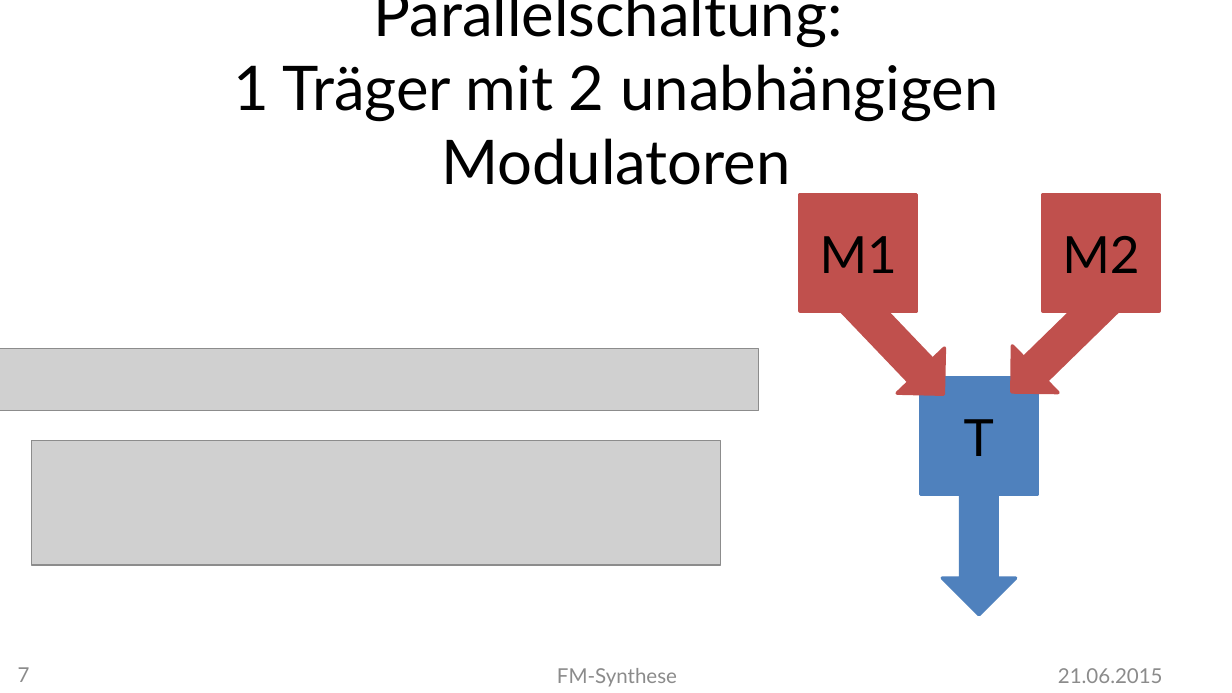
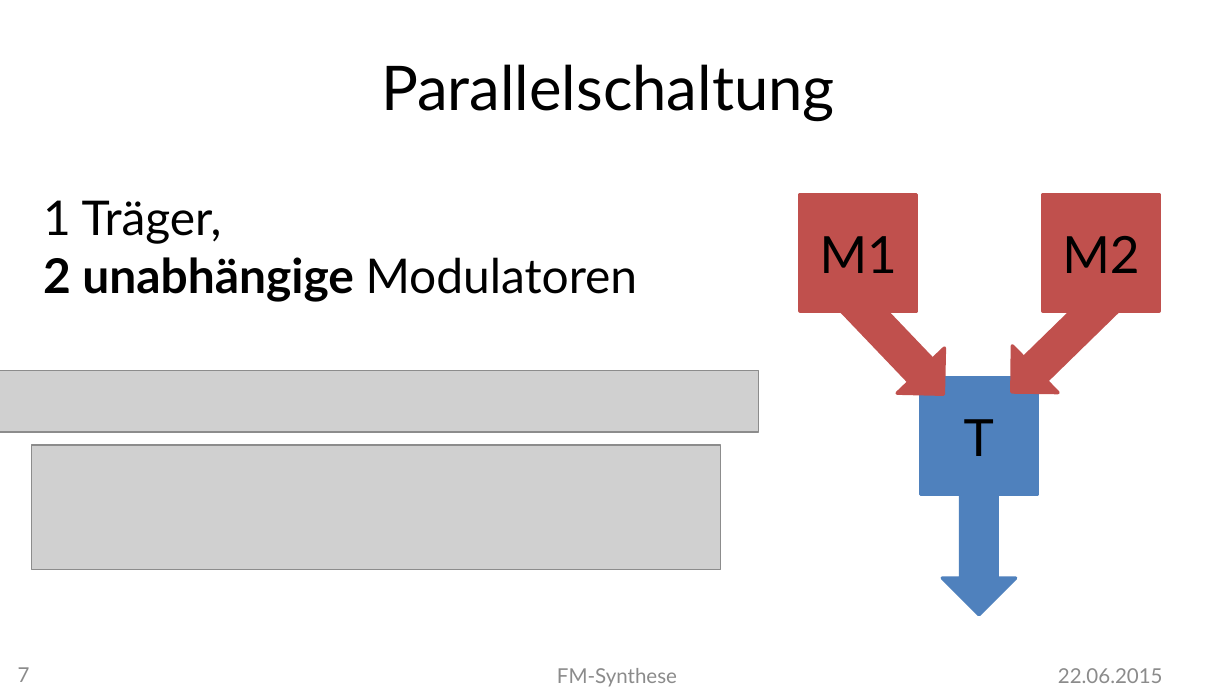
Before and after one commit to MBulli/VSeminar, a slide deck: slide 7 of Praesentation/FMSynthese-Matze.pptx. Drawn at 1232x693 pixels with LibreOffice and Linux fonts; fonts in the diff are those of the drawing; grey boxes stand for pictures; background and template pictures are left out. Boxes give left, top, right and bottom in pixels: in the first picture for what was removed or moved away, otherwise in the second. Text is boxed around its words. In the diff, an @@ line names an element or a change of style, - is before the commit and + after.

```diff
--- a/Praesentation/FMSynthese-Matze.pptx
+++ b/Praesentation/FMSynthese-Matze.pptx
@@ title at [381, 64, 835, 121]: text changed @@
-Parallelschaltung:
-1 Träger mit 2 unabhängigen Modulatoren
+Parallelschaltung
@@ text added at [43, 200, 638, 302], 28 pt, text #000000 @@
+1 Träger,
+2 unabhängige Modulatoren
@@ picture: place and size @@
-picture at [0, 349, 759, 410]
+picture at [0, 371, 759, 432]
@@ picture: place and size @@
-picture at [32, 441, 721, 565]
+picture at [32, 445, 721, 569]
@@ text at [1058, 668, 1163, 683]: text changed @@
-21.06.2015
+22.06.2015
```
Also in this commit, not shown: 18 other slides changed, 1 slide added.
